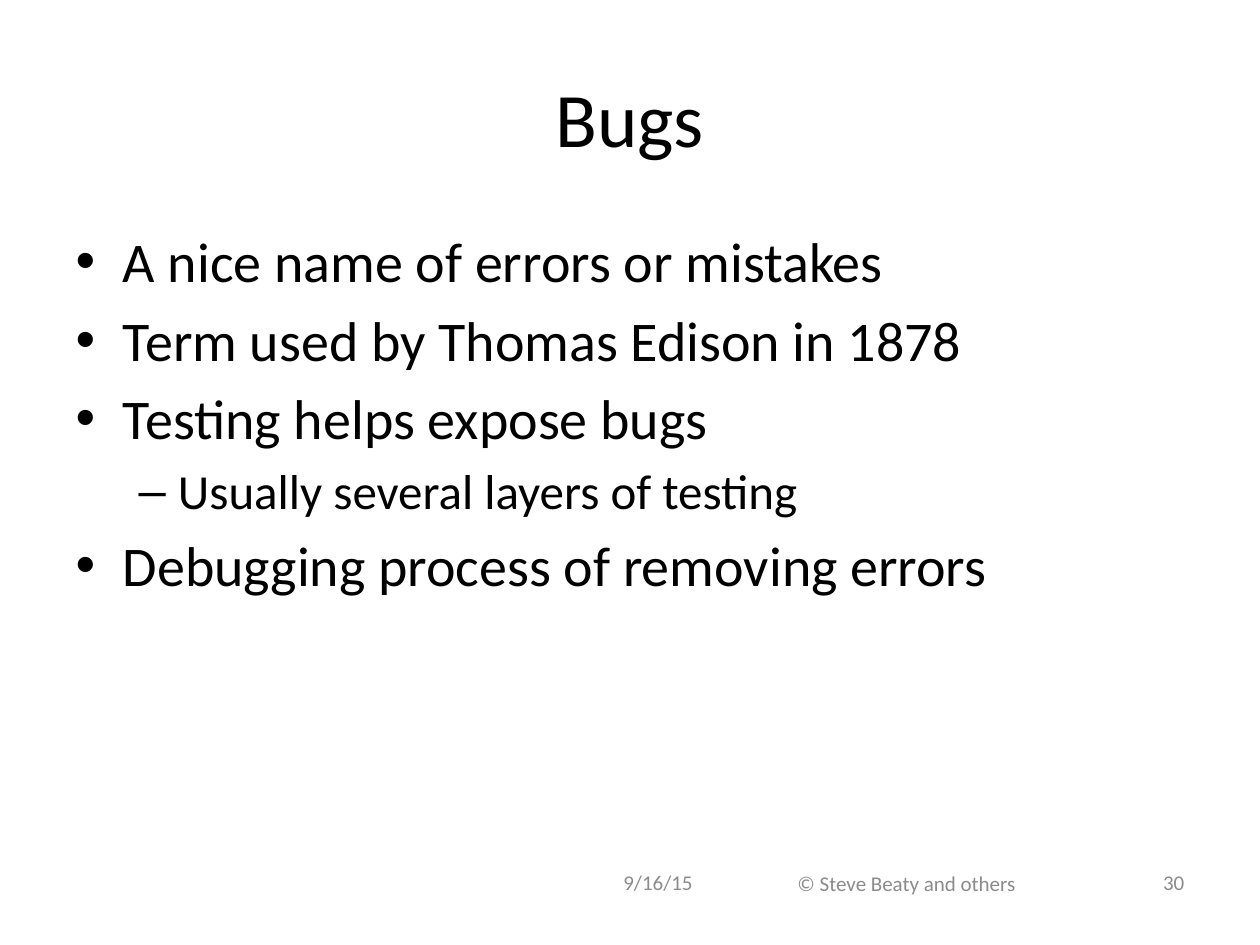
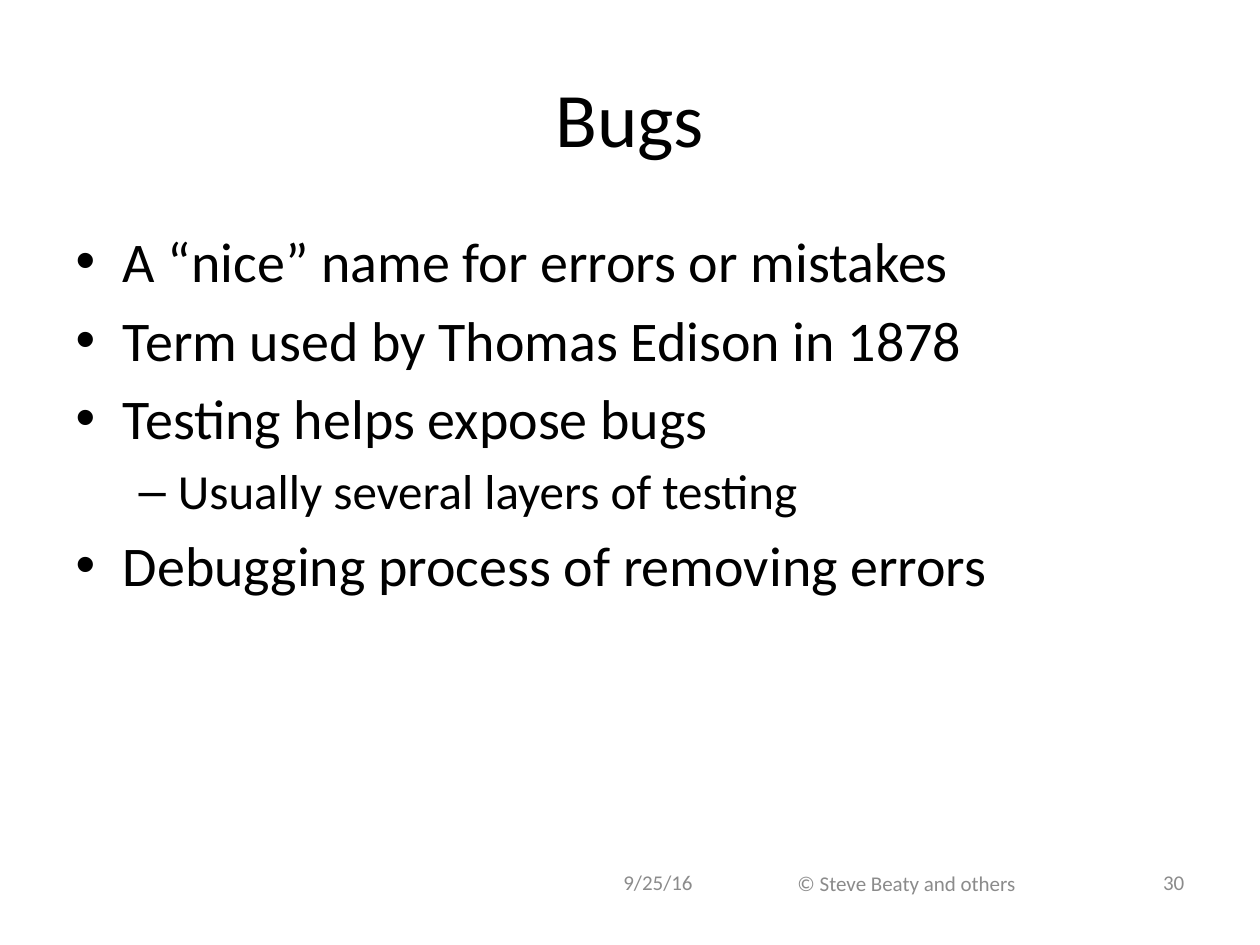
Before and after one commit to ivogeorg/cs1030, a slide deck: slide 30 of slides-steve/Chapter 08.pptx. Drawn at 1260x945 pixels with LibreOffice and Linux fonts; fonts in the diff are those of the drawing; background and template pictures are left out. Boxes give left, top, right and bottom in pixels: in the first picture for what was removed or moved away, otherwise in the second. Text is boxed around its words. In the diff, an @@ line names an element or a change of style, - is before the commit and + after.

```diff
--- a/slides-steve/Chapter 08.pptx
+++ b/slides-steve/Chapter 08.pptx
@@ text at (x1=123, y1=241, x2=948, y2=283): text changed @@
-• A nice name of errors or mistakes
+• A “nice” name for errors or mistakes
@@ text at (x1=623, y1=875, x2=692, y2=891): text changed @@
-9/16/15
+9/25/16
```
Also in this commit, not shown: 62 other slides changed, 1 slide added, 1 other file.
